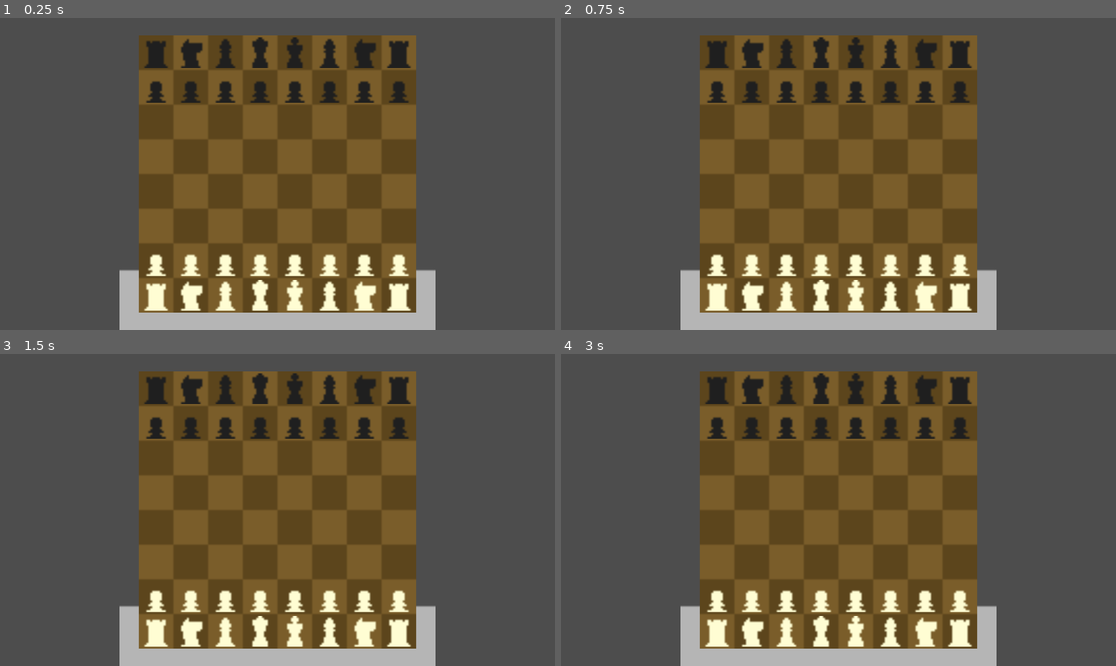
Above: before the commit, frames 1-4 (two rows, left to right).
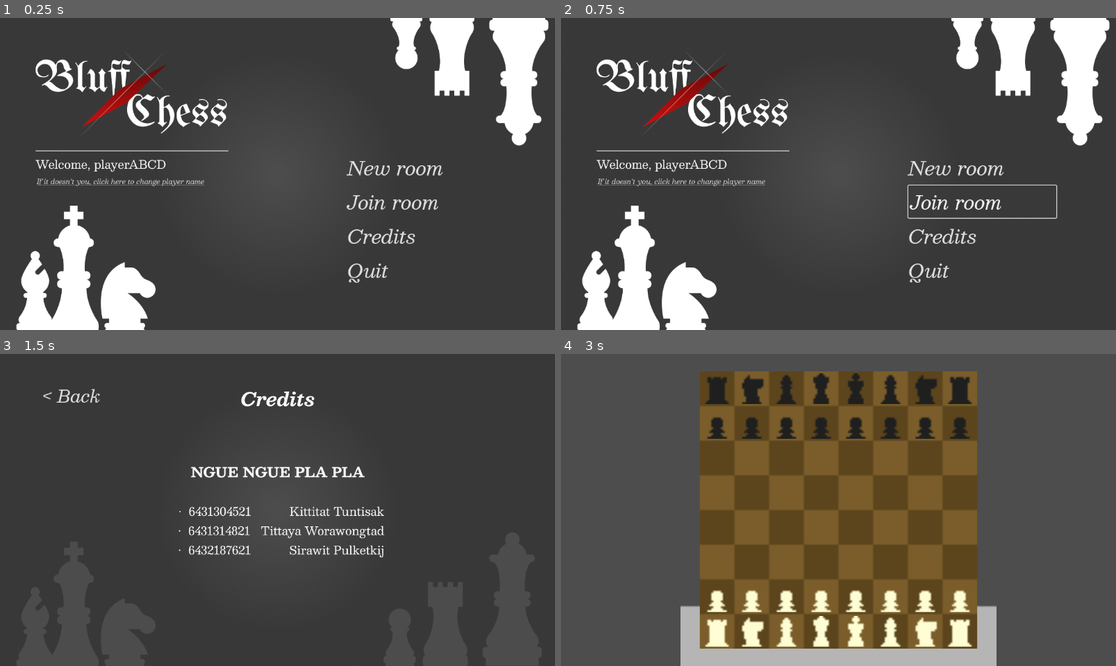
Above: after the commit, the same moments.

Repository: IamKittitat/2110511-bluffchess
Game: Godot game, scene res://Scenes/main_menu.tscn
Two runs of this game, one before a commit and one after it. Both use one fixed random seed, a clock stepped at 60 frames per second and the inputs below. Before the commit the project starts from res://Scenes/main.tscn.
Inputs (mouse positions are in pixels of both pictures, inside the frame that each line leads up to):
- Up to frame 1 (0.25 s): no input
- Up to frame 2 (0.75 s): click (982, 202) at 0.5 s, where only the run after the commit has a clickable "Join room"
- Up to frame 3 (1.5 s): click (421, 572) at 1.25 s, where only the run after the commit has a clickable "Credits"
- Up to frame 4 (3 s): click (633, 394) at 2 s, where only the run after the commit has a clickable "< Back"; click (982, 503) at 2.75 s, where only the run after the commit has a clickable "New room"

The runs differ from the first frame. In frame 1, 58% of the frame differs, in the area x 2-99%, y 0-100%; in frame 2, 58%; in frame 3, 49%; in frame 4, nothing differs.

Commit message:
init ui

Diff:
--- /dev/null
+++ b/Scenes/credit.gd
@@ -0,0 +1,5 @@
+extends Control
+
+
+func _on_button_pressed() -> void:
+	get_tree().change_scene_to_file("res://Scenes/main_menu.tscn")
--- /dev/null
+++ b/Scenes/credit.tscn
@@ -0,0 +1,41 @@
+[gd_scene load_steps=6 format=3 uid="uid://1birm5md0mv3"]
+
+[ext_resource type="Script" uid="uid://d1u3pra65k70v" path="res://Scenes/credit.gd" id="1_k1f8w"]
+[ext_resource type="Texture2D" uid="uid://d203sl16sadvh" path="res://Assets/Credit.png" id="2_37nl1"]
+[ext_resource type="FontFile" uid="uid://dgfsgagxg2j1f" path="res://Assets/Besley-Italic-VariableFont_wght.ttf" id="3_nto78"]
+
+[sub_resource type="StyleBoxTexture" id="StyleBoxTexture_v4drr"]
+texture = ExtResource("2_37nl1")
+
+[sub_resource type="StyleBoxEmpty" id="StyleBoxEmpty_qb0r7"]
+
+[node name="Credit" type="Control"]
+layout_mode = 3
+anchors_preset = 15
+anchor_right = 1.0
+anchor_bottom = 1.0
+grow_horizontal = 2
+grow_vertical = 2
+script = ExtResource("1_k1f8w")
+
+[node name="Panel" type="Panel" parent="."]
+layout_mode = 1
+anchors_preset = 15
+anchor_right = 1.0
+anchor_bottom = 1.0
+grow_horizontal = 2
+grow_vertical = 2
+theme_override_styles/panel = SubResource("StyleBoxTexture_v4drr")
+
+[node name="Button" type="Button" parent="."]
+layout_mode = 0
+offset_left = 84.0
+offset_top = 52.0
+offset_right = 213.0
+offset_bottom = 121.0
+theme_override_fonts/font = ExtResource("3_nto78")
+theme_override_font_sizes/font_size = 36
+theme_override_styles/normal = SubResource("StyleBoxEmpty_qb0r7")
+text = "< Back"
+
+[connection signal="pressed" from="Button" to="." method="_on_button_pressed"]
--- /dev/null
+++ b/Scenes/main_menu.gd
@@ -0,0 +1,19 @@
+extends Control
+
+var credit_scene = load("res://Scenes/credit.tscn")
+var main = load("res://Scenes/main.tscn")
+
+func _on_new_room_pressed() -> void:
+	get_tree().change_scene_to_packed(main)
+
+
+func _on_join_room_button_pressed() -> void:
+	pass # Replace with function body.
+
+
+func _on_credits_button_pressed() -> void:
+	get_tree().change_scene_to_packed(credit_scene)
+
+
+func _on_quit_button_pressed() -> void:
+	get_tree().quit()
--- /dev/null
+++ b/Scenes/main_menu.tscn
@@ -0,0 +1,85 @@
+[gd_scene load_steps=7 format=3 uid="uid://bx2kcu7xx1205"]
+
+[ext_resource type="Texture2D" uid="uid://diac60rggirfg" path="res://Assets/Home page.png" id="1_28flt"]
+[ext_resource type="Script" uid="uid://dfg76ja6nb0cw" path="res://Scenes/main_menu.gd" id="1_48xlc"]
+[ext_resource type="FontFile" uid="uid://dgfsgagxg2j1f" path="res://Assets/Besley-Italic-VariableFont_wght.ttf" id="3_1ehe0"]
+
+[sub_resource type="StyleBoxTexture" id="StyleBoxTexture_ce3w2"]
+texture = ExtResource("1_28flt")
+
+[sub_resource type="StyleBoxFlat" id="StyleBoxFlat_n45e2"]
+bg_color = Color(0.6, 0.6, 0.6, 0)
+
+[sub_resource type="GDScript" id="GDScript_1ehe0"]
+script/source = "extends Button
+"
+
+[node name="MainMenu" type="Control"]
+layout_mode = 3
+anchors_preset = 15
+anchor_right = 1.0
+anchor_bottom = 1.0
+grow_horizontal = 2
+grow_vertical = 2
+script = ExtResource("1_48xlc")
+
+[node name="Panel" type="Panel" parent="."]
+layout_mode = 1
+anchors_preset = 15
+anchor_right = 1.0
+anchor_bottom = 1.0
+grow_horizontal = 2
+grow_vertical = 2
+theme_override_styles/panel = SubResource("StyleBoxTexture_ce3w2")
+
+[node name="VBoxContainer" type="VBoxContainer" parent="."]
+layout_mode = 1
+offset_left = 721.0
+offset_top = 277.0
+offset_right = 1028.0
+offset_bottom = 557.0
+
+[node name="NewRoomButton" type="Button" parent="VBoxContainer"]
+layout_mode = 2
+size_flags_vertical = 3
+theme_override_fonts/font = ExtResource("3_1ehe0")
+theme_override_font_sizes/font_size = 40
+theme_override_styles/normal = SubResource("StyleBoxFlat_n45e2")
+text = "New room"
+alignment = 0
+script = SubResource("GDScript_1ehe0")
+
+[node name="JoinRoomButton" type="Button" parent="VBoxContainer"]
+layout_mode = 2
+size_flags_vertical = 3
+theme_override_fonts/font = ExtResource("3_1ehe0")
+theme_override_font_sizes/font_size = 40
+theme_override_styles/normal = SubResource("StyleBoxFlat_n45e2")
+text = "Join room"
+alignment = 0
+script = SubResource("GDScript_1ehe0")
+
+[node name="CreditsButton" type="Button" parent="VBoxContainer"]
+layout_mode = 2
+size_flags_vertical = 3
+theme_override_fonts/font = ExtResource("3_1ehe0")
+theme_override_font_sizes/font_size = 40
+theme_override_styles/normal = SubResource("StyleBoxFlat_n45e2")
+text = "Credits"
+alignment = 0
+script = SubResource("GDScript_1ehe0")
+
+[node name="QuitButton" type="Button" parent="VBoxContainer"]
+layout_mode = 2
+size_flags_vertical = 3
+theme_override_fonts/font = ExtResource("3_1ehe0")
+theme_override_font_sizes/font_size = 40
+theme_override_styles/normal = SubResource("StyleBoxFlat_n45e2")
+text = "Quit"
+alignment = 0
+script = SubResource("GDScript_1ehe0")
+
+[connection signal="pressed" from="VBoxContainer/NewRoomButton" to="." method="_on_new_room_pressed"]
+[connection signal="pressed" from="VBoxContainer/JoinRoomButton" to="." method="_on_join_room_button_pressed"]
+[connection signal="pressed" from="VBoxContainer/CreditsButton" to="." method="_on_credits_button_pressed"]
+[connection signal="pressed" from="VBoxContainer/QuitButton" to="." method="_on_quit_button_pressed"]
--- a/project.godot
+++ b/project.godot
@@ -11,6 +11,10 @@
 [application]
 
 config/name="2110511-BluffChess"
-run/main_scene="uid://wumwx2sgq27v"
+run/main_scene="uid://bx2kcu7xx1205"
 config/features=PackedStringArray("4.4", "Forward Plus")
 config/icon="res://icon.svg"
+
+[dotnet]
+
+project/assembly_name="2110511-BluffChess"
Binary file added: Assets/Besley-Italic-VariableFont_wght.ttf
Not shown, added: Assets/Besley-Italic-VariableFont_wght.ttf.import
Binary file added: Assets/Besley-VariableFont_wght.ttf
Not shown, added: Assets/Besley-VariableFont_wght.ttf.import
Binary file added: Assets/Credit.png
Not shown, added: Assets/Credit.png.import
Binary file added: Assets/Home page.png
Not shown, added: Assets/Home page.png.import
Binary file added: Credit.png
Not shown, added: Credit.png.import
Not shown, added: Scenes/credit.gd.uid
Not shown, added: Scenes/main_menu.gd.uid
